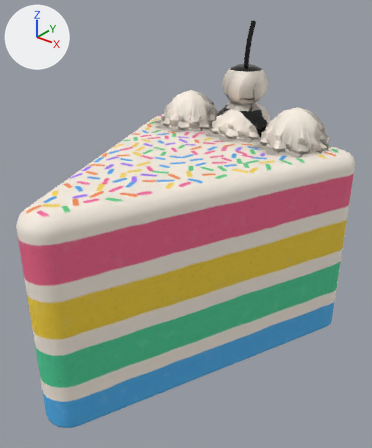
Renders of the FBX model art/finds/squishies/out/CakeSlice.fbx from each side of a commit.
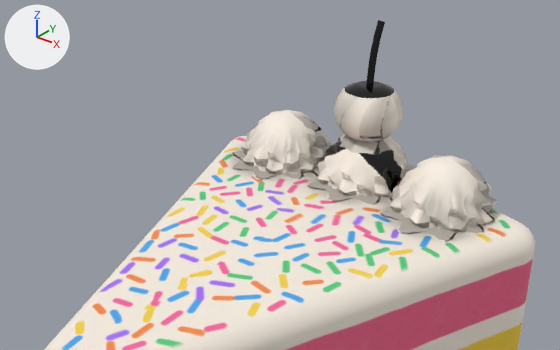
Each version is shown whole from a 50 mm lens placed at (0.414, -0.48, 0.497), pointed at (0.025, 0.007, 0.195), then close up from a 50 mm lens placed at (0.374, -0.428, 0.624), pointed at (-0.014, 0.056, 0.323). Arrows for +X, +Y and +Z are at upper left; the lights stay in place. The first two pictures are the older version.

Objects in the first close-up: 'CakeSlice_Cake'.
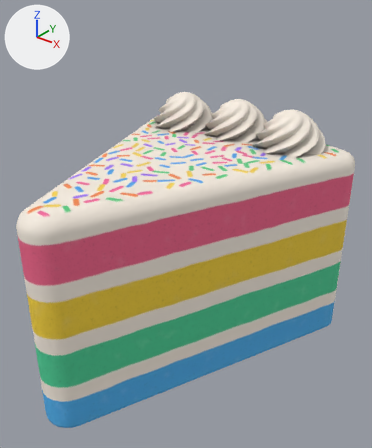
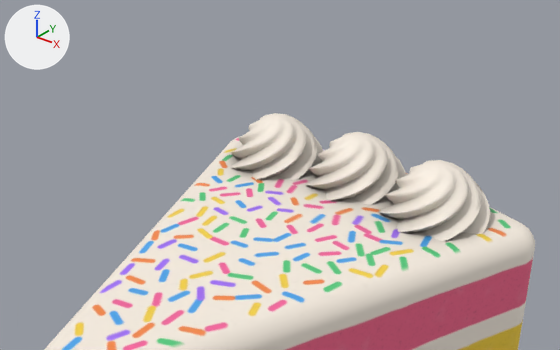
Where the change shows, as pixel boxes [x1, y1, x2, y2] in the close-ups (560 x 350 px; the box of a moved part takes in the faces that stretch with it):
'CakeSlice_Cake', reshaped
    before: [44, 20, 535, 350]
    after: [44, 113, 535, 350]
part 1 of me_cakeslice_cake, added
    after: [379, 160, 492, 242]
part 2 of me_cakeslice_cake, deleted
    before: [366, 20, 385, 88]
part 3 of me_cakeslice_cake, moved or reshaped
    before: [266, 81, 497, 232]
    after: [238, 113, 406, 205]
part 4 of me_cakeslice_cake, surface changed
    before: [241, 113, 485, 232]
    after: [231, 115, 399, 200]

Edits to the bpy script that builds the scene:
```text
Change me_cakeslice_cake:
    used by ob_cakeslice_cake; location = (0.0, 0.0, 0.0)
    remove me_cakeslice_cake.from_pydata(...)  # 4958 vertices, 5135 faces; spans x -0.18..0.18, y -0.224..0.228, z 0.0..0.437
    add me_cakeslice_cake.from_pydata(...)  # 5294 vertices, 5460 faces; spans x -0.18..0.18, y -0.224..0.224, z 0.0..0.333
    me_cakeslice_cake part 1: a new loose piece of 386 vertices spanning x 0.042..0.144, y 0.1..0.202, z 0.276..0.333, in mat_cakeslice
    me_cakeslice_cake part 2: the loose piece of 30 vertices spanning x -0.003..0.003, y 0.174..0.195, z 0.371..0.437 is deleted
    me_cakeslice_cake part 3: 530 vertices moved from x -0.146..0.139, y 0.114..0.227, z 0.278..0.363 to x -0.146..0.052, y 0.098..0.213, z 0.276..0.328; 262 vertices removed from x -0.093..0.144, y 0.137..0.228, z 0.278..0.378; 242 vertices added at x -0.131..0.05, y 0.132..0.21, z 0.276..0.333
    me_cakeslice_cake part 4: 429 kept faces spanning x -0.146..0.052, y 0.098..0.213, z 0.276..0.328 get new texture (UV) coordinates
```
